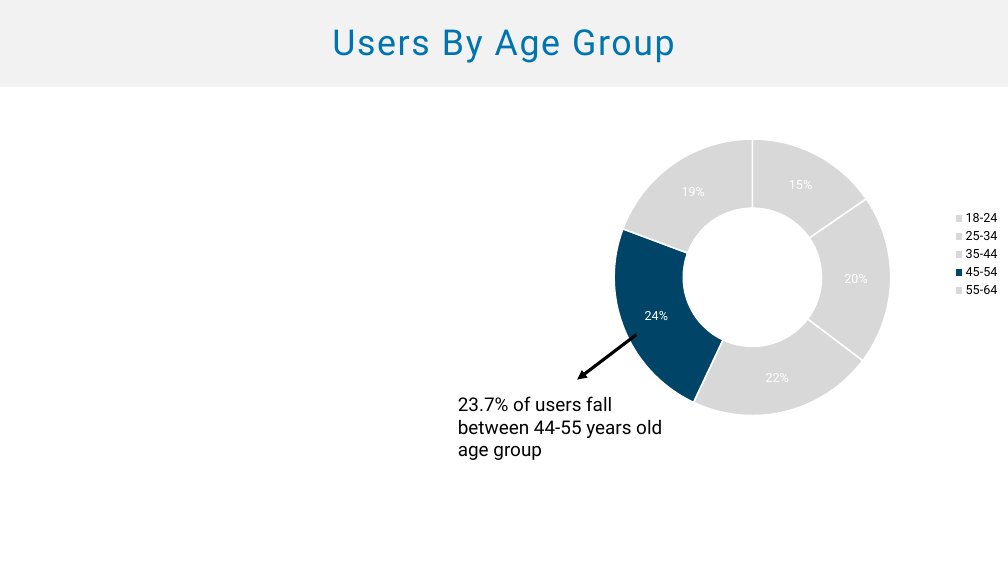
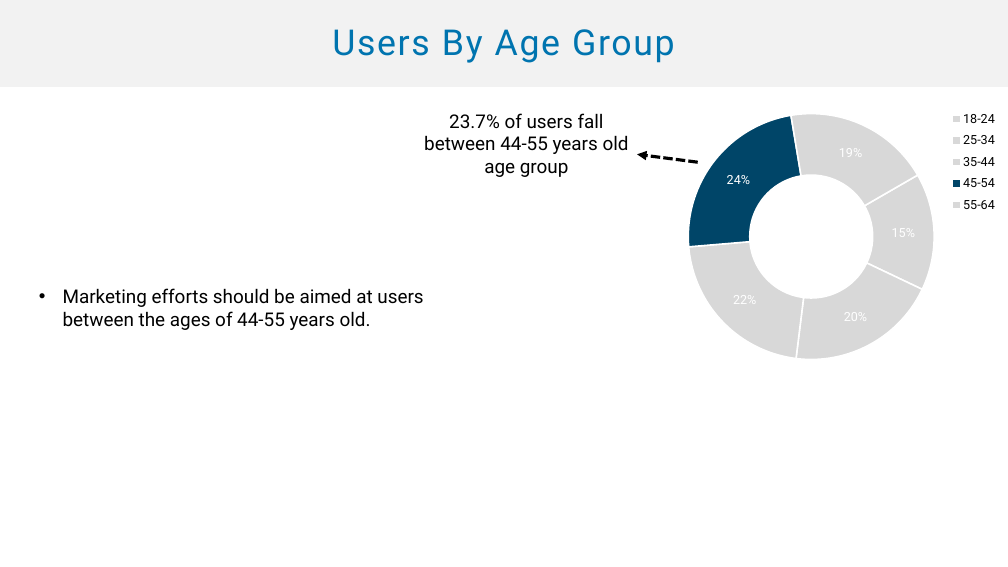
Before and after one commit to manavramesar/social-media-behaviour, a slide deck: slide 2 of Social Media Analysis Presentation.pptx. Drawn at 1008x567 pixels with LibreOffice and Linux fonts; fonts in the diff are those of the drawing. Boxes give left, top, right and bottom in pixels: in the first picture for what was removed or moved away, otherwise in the second. Text is boxed around its words. In the diff, an @@ line names an element or a change of style, - is before the commit and + after.

```diff
--- a/Social Media Analysis Presentation.pptx
+++ b/Social Media Analysis Presentation.pptx
@@ doughnut chart at [497,83,1008,426] @@
@@ title "Age Group" removed @@
-Age Group: 15, 20, 22, 24, 19
+Series 1: 15, 20, 22, 24, 19
@@ rotation changed @@
@@ plot area changed @@
@@ text "23.7% of users fall between ...": place and size @@
-text "23.7% of users fall between ..." at [458,396,662,460]
+text "23.7% of users fall between ..." at [424,113,629,177]
@@ text "23.7% of users fall between ..." at [424,113,629,177]: alignment left to centre @@
@@ arrow moved from (637, 335) - (578, 380) to (698, 163) - (637, 154) @@
@@ arrow (698, 163) - (637, 154): stroke #000000 3 pt to #000000 3 pt dashed @@
@@ text added at [63,288,423,330], 18 pt, text #000000 @@
+• Marketing efforts should be aimed at users between the ages of 44-55 years old.
```
Also in this commit, not shown: 1 other slide changed, 1 slide added, 1 slide removed.
